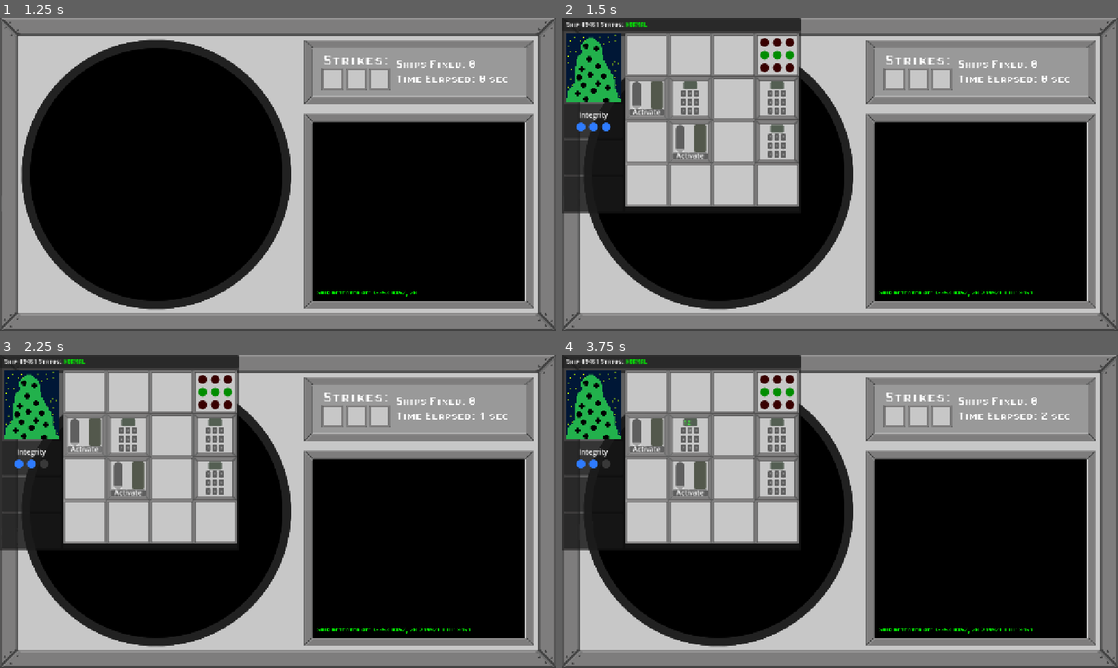
Above: before the commit, frames 1-4 (two rows, left to right).
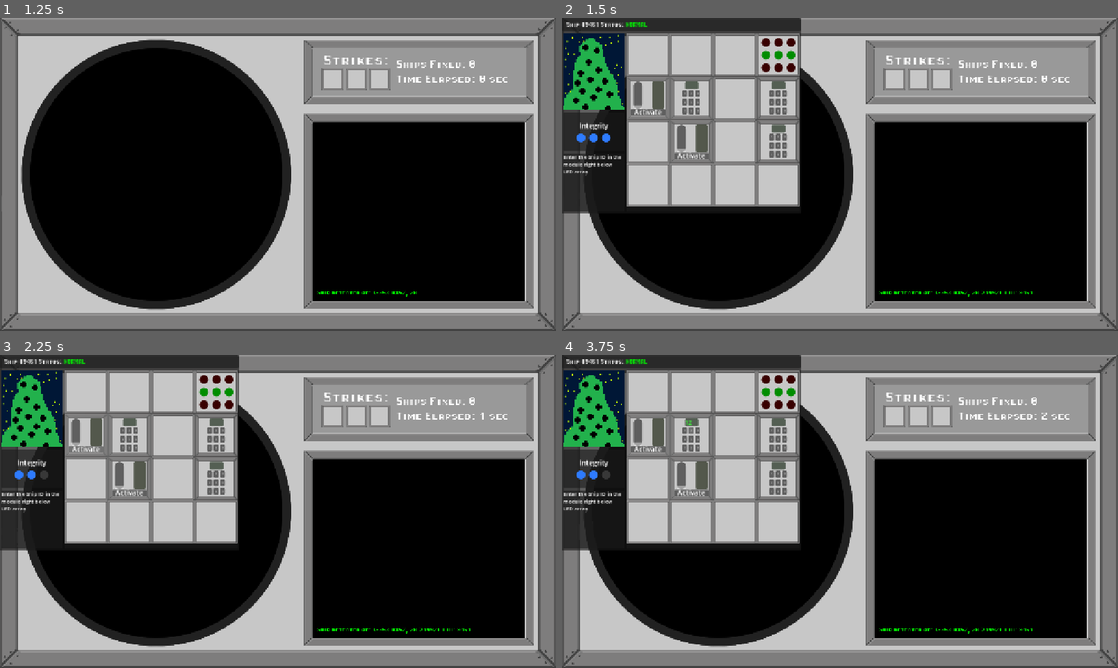
Above: after the commit, the same moments.

Repository: MisterIXI/godot-wildjam-98
Game: Godot game, scene res://scenes/menu/main_menu.tscn
The game is run twice, just before and just after one commit, with the same random seed, the same clock (stepped at 60 frames per second) and the same inputs. Sound files missing from this copy of the repository are replaced by a short silence.
Inputs (mouse positions are in pixels of both pictures, inside the frame that each line leads up to):
- Up to frame 1 (1.25 s): click "Start" at 0.5 s
- Up to frame 2 (1.5 s): tap Enter at 1.25 s; drag from (567, 202) to (895, 105) at 1.27 s
- Up to frame 3 (2.25 s): click "Activate" at 2 s
- Up to frame 4 (3.75 s): click "1" at 2.75 s; click "2" at 3.5 s

Frame 1 is identical in both runs. In frame 2, 4.0% of the frame differs, in the area x 0-43%, y 4-61%; in frame 3, 4.0%; in frame 4, 4.0%.

Commit message:
include descriptions

Diff:
--- a/space-ship-support/resources/puzzle2.tres
+++ b/space-ship-support/resources/puzzle2.tres
@@ -14,4 +14,5 @@
 puzzle_name = "Puzzle 2b"
 analysis_code = Array[String](["0", "0", "1", "1", "0", "1", "0", "1", "0"])
 module_name_interaction_sequence = Array[String](["FKM"])
+descriptions = Array[String](["Enter the Ship ID in the module to the left of the LED array."])
 metadata/_custom_type_script = "uid://bqflxpuoyu2uc"
--- a/space-ship-support/resources/puzzle2b.tres
+++ b/space-ship-support/resources/puzzle2b.tres
@@ -14,4 +14,5 @@
 puzzle_name = "Puzzle 2"
 analysis_code = Array[String](["1", "0", "1", "0", "1", "0", "1", "0", "1"])
 module_name_interaction_sequence = Array[String](["FKM"])
+descriptions = Array[String](["Enter the Ship ID in the module to the right of the LED array."])
 metadata/_custom_type_script = "uid://bqflxpuoyu2uc"
--- a/space-ship-support/resources/puzzle2c.tres
+++ b/space-ship-support/resources/puzzle2c.tres
@@ -14,4 +14,5 @@
 puzzle_name = "Puzzle 2c"
 analysis_code = Array[String](["0", "0", "0", "1", "1", "1", "0", "0", "0"])
 module_name_interaction_sequence = Array[String](["FKM"])
+descriptions = Array[String](["Enter the Ship ID in the module right below LED array."])
 metadata/_custom_type_script = "uid://bqflxpuoyu2uc"
--- a/space-ship-support/resources/puzzle3.tres
+++ b/space-ship-support/resources/puzzle3.tres
@@ -14,4 +14,5 @@
 puzzle_name = "Puzzle 3"
 analysis_code = Array[String](["0", "0", "0", "0", "1", "0", "0", "0", "0"])
 module_name_interaction_sequence = Array[String](["FTM"])
+descriptions = Array[String](["Fill and active the module located to the bottom right of the LED array."])
 metadata/_custom_type_script = "uid://bqflxpuoyu2uc"
--- a/space-ship-support/resources/puzzle3a.tres
+++ b/space-ship-support/resources/puzzle3a.tres
@@ -14,4 +14,5 @@
 puzzle_name = "Puzzle 3"
 analysis_code = Array[String](["1", "1", "0", "0", "1", "0", "0", "1", "1"])
 module_name_interaction_sequence = Array[String](["FTM"])
+descriptions = Array[String](["Fill and active the module located to the upper left of the LED array."])
 metadata/_custom_type_script = "uid://bqflxpuoyu2uc"
--- a/space-ship-support/resources/puzzle4a.tres
+++ b/space-ship-support/resources/puzzle4a.tres
@@ -1,19 +1,20 @@
 [gd_resource type="Resource" script_class="PuzzleConfigData" format=3 uid="uid://c55t0gcdftew3"]
 
-[ext_resource type="Script" uid="uid://bouy1x6lj0101" path="res://scenes/ship_spawner/module_data.gd" id="1_0mgvl"]
-[ext_resource type="Resource" uid="uid://bh7i45abnmrk6" path="res://resources/led_array_module.tres" id="2_p6icp"]
-[ext_resource type="Resource" uid="uid://28ohrctoxtox" path="res://resources/fix_tank_module.tres" id="3_uncf2"]
-[ext_resource type="Script" uid="uid://bqflxpuoyu2uc" path="res://scenes/ship_spawner/puzzle_config_data.gd" id="4_dbmp6"]
-[ext_resource type="Resource" uid="uid://b58t417kgowt5" path="res://resources/fix_keypad_module.tres" id="4_p6icp"]
+[ext_resource type="Script" uid="uid://bouy1x6lj0101" path="res://scenes/ship_spawner/module_data.gd" id="1_tgbrm"]
+[ext_resource type="Resource" uid="uid://bh7i45abnmrk6" path="res://resources/led_array_module.tres" id="2_rmje1"]
+[ext_resource type="Resource" uid="uid://28ohrctoxtox" path="res://resources/fix_tank_module.tres" id="3_d2mes"]
+[ext_resource type="Resource" uid="uid://b58t417kgowt5" path="res://resources/fix_keypad_module.tres" id="4_g7e8h"]
+[ext_resource type="Script" uid="uid://bqflxpuoyu2uc" path="res://scenes/ship_spawner/puzzle_config_data.gd" id="5_52l4p"]
 
 [resource]
-script = ExtResource("4_dbmp6")
-relative_module_positions = Dictionary[ExtResource("1_0mgvl"), Vector2i]({
-ExtResource("2_p6icp"): Vector2i(0, 0),
-ExtResource("3_uncf2"): Vector2i(-1, 1),
-ExtResource("4_p6icp"): Vector2i(1, -1)
+script = ExtResource("5_52l4p")
+relative_module_positions = Dictionary[ExtResource("1_tgbrm"), Vector2i]({
+ExtResource("2_rmje1"): Vector2i(0, 0),
+ExtResource("3_d2mes"): Vector2i(-1, 1),
+ExtResource("4_g7e8h"): Vector2i(1, -1)
 })
 puzzle_name = "Puzzle 4a"
 analysis_code = Array[String](["0", "1", "1", "1", "1", "1", "1", "0", "1"])
 module_name_interaction_sequence = Array[String](["FTM", "FKM"])
+descriptions = Array[String](["Fill and active the module located to the bottom left of the LED array.", "Enter the Ship ID in the module located to the upper right of the LED array."])
 metadata/_custom_type_script = "uid://bqflxpuoyu2uc"
--- a/space-ship-support/resources/puzzle4b.tres
+++ b/space-ship-support/resources/puzzle4b.tres
@@ -16,4 +16,5 @@
 puzzle_name = "Puzzle 4b"
 analysis_code = Array[String](["1", "1", "0", "1", "1", "0", "1", "1", "1"])
 module_name_interaction_sequence = Array[String](["FKM", "FTM"])
+descriptions = Array[String](["Enter the Ship ID in the module located to the bottom left of the LED array.", "Fill and active the module located to the upper right of the LED array."])
 metadata/_custom_type_script = "uid://bqflxpuoyu2uc"
--- a/space-ship-support/scenes/ship_spawner/puzzle.gd
+++ b/space-ship-support/scenes/ship_spawner/puzzle.gd
@@ -3,11 +3,15 @@
 
 var puzzle_sequence: Array[String]
 var current_progress_index: int = 0
+var puzzle_config: PuzzleConfigData
 
-func init(puzzle_config: PuzzleConfigData) -> void:
-	puzzle_sequence = puzzle_config.module_name_interaction_sequence
+
+func init(puzzle_config_new: PuzzleConfigData) -> void:
+	if puzzle_config_new == null:
+		return
 	current_progress_index = 0
-
+	puzzle_config = puzzle_config_new
+	puzzle_sequence = puzzle_config_new.module_name_interaction_sequence
 
 func use_module(module_name: String) -> bool:
 	if module_name.strip_edges().to_lower() == puzzle_sequence[current_progress_index].strip_edges().to_lower():
--- a/space-ship-support/scenes/ship_spawner/puzzle_config_data.gd
+++ b/space-ship-support/scenes/ship_spawner/puzzle_config_data.gd
@@ -12,3 +12,5 @@
 @export var analysis_code: Array[String] = []
 
 @export var module_name_interaction_sequence: Array[String]
+
+@export var descriptions: Array[String]
--- a/space-ship-support/scenes/ship_spawner/ship_layout.gd
+++ b/space-ship-support/scenes/ship_spawner/ship_layout.gd
@@ -1,7 +1,7 @@
 class_name ShipLayout
 extends Control
 
-
+signal update_description(idx_new: int)
 signal layout_strike
 signal layout_success
 signal layout_partial_success
@@ -101,6 +101,8 @@
 		_on_module_strike()
 		return
 
+	update_description.emit(puzzle.current_progress_index)
+
 	if puzzle.is_finished():
 
 		num_puzzles_solved += 1
--- a/space-ship-support/scenes/window/ship_window.gd
+++ b/space-ship-support/scenes/window/ship_window.gd
@@ -13,6 +13,7 @@
 @export var integrity_color_on: Color
 @export var integrity_color_off: Color
 @export var integrity_leds: Array[TextureRect]
+@export var description_label: RichTextLabel
 
 var integrity_left: int = 3
 
@@ -26,6 +27,9 @@
 var collapse_tween: Tween = null
 
 var ship_layout_data: ShipLayoutData
+
+var descriptions: Array[String]
+
 ## danger levels: 0=fixed, 1=warning, 2=critical
 var danger_level: int = 0:
 	set(val):
@@ -97,7 +101,12 @@
 	ship_layout.layout_strike.connect(_on_layout_strike)
 	ship_layout.layout_success.connect(_on_layout_success)
 	ship_layout.layout_partial_success.connect(_on_layout_partial_success)
+
+	ship_layout.update_description.connect(_on_update_description)
+
+	descriptions = ship_layout.puzzles[0].puzzle_config.descriptions
 	module_parent.add_child(ship_layout)
+	_on_update_description(0)
 
 func set_integrity(integrity_left: int) -> void:
 	for i in integrity_leds.size():
@@ -159,3 +168,10 @@
 	tween.set_loops(5)
 	tween.tween_property(self,"modulate",Color(0.5,0.5,0.5,1.0),0.5)
 	tween.tween_property(self,"modulate",Color.WHITE,0.5)
+
+func _on_update_description(description_index: int) -> void:
+	if description_index >= descriptions.size():
+		description_label.text = "No remaining issues found."
+		return
+
+	description_label.text = descriptions[description_index]
--- a/space-ship-support/scenes/window/ship_window.tscn
+++ b/space-ship-support/scenes/window/ship_window.tscn
@@ -33,7 +33,7 @@
 [sub_resource type="Theme" id="Theme_rq55n"]
 Button/styles/pressed = SubResource("StyleBoxFlat_30j56")
 
-[node name="ShipWindow" type="Panel" unique_id=118375707 node_paths=PackedStringArray("module_parent", "integrity_leds", "title_label")]
+[node name="ShipWindow" type="Panel" unique_id=118375707 node_paths=PackedStringArray("module_parent", "integrity_leds", "description_label", "title_label")]
 clip_contents = true
 offset_right = 550.0
 offset_bottom = 450.0
@@ -42,6 +42,7 @@
 integrity_color_on = Color(0.18244442, 0.48386288, 1, 1)
 integrity_color_off = Color(0.22094142, 0.22094142, 0.22094142, 1)
 integrity_leds = [NodePath("ContentMarginContainer/HBoxContainer/InfoMarginContainer/InfoVBox/DiagnosePanel/MarginConta …(320 unchanged characters)…
+description_label = NodePath("ContentMarginContainer/HBoxContainer/InfoMarginContainer/InfoVBox/StatusPanel/DescriptionLabel")
 title_label = NodePath("TitleBar/MarginContainer/TitleLabel")
 
 [node name="TitleBar" type="PanelContainer" parent="." unique_id=1596550366]
@@ -212,6 +213,7 @@
 text = "👽"
 
 [node name="TimerPanel" type="Panel" parent="ContentMarginContainer/HBoxContainer/InfoMarginContainer/InfoVBox" unique_id=947601353]
+visible = false
 layout_mode = 2
 size_flags_vertical = 3
 mouse_filter = 1
@@ -290,11 +292,14 @@
 [node name="StatusPanel" type="PanelContainer" parent="ContentMarginContainer/HBoxContainer/InfoMarginContainer/InfoVBox" unique_id=599029278]
 layout_mode = 2
 size_flags_vertical = 3
-mouse_filter = 1
-
-[node name="RichTextLabel" type="RichTextLabel" parent="ContentMarginContainer/HBoxContainer/InfoMarginContainer/InfoVBox/StatusPanel" unique_id=610134437]
-layout_mode = 2
-mouse_filter = 1
+size_flags_stretch_ratio = 1.5
+mouse_filter = 1
+
+[node name="DescriptionLabel" type="RichTextLabel" parent="ContentMarginContainer/HBoxContainer/InfoMarginContainer/InfoVBox/StatusPanel" unique_id=610134437]
+layout_mode = 2
+mouse_filter = 1
+theme_override_font_sizes/normal_font_size = 12
+bbcode_enabled = true
 
 [node name="ModuleMarginContainer" type="MarginContainer" parent="ContentMarginContainer/HBoxContainer" unique_id=1476517635]
 custom_minimum_size = Vector2(410, 410)
